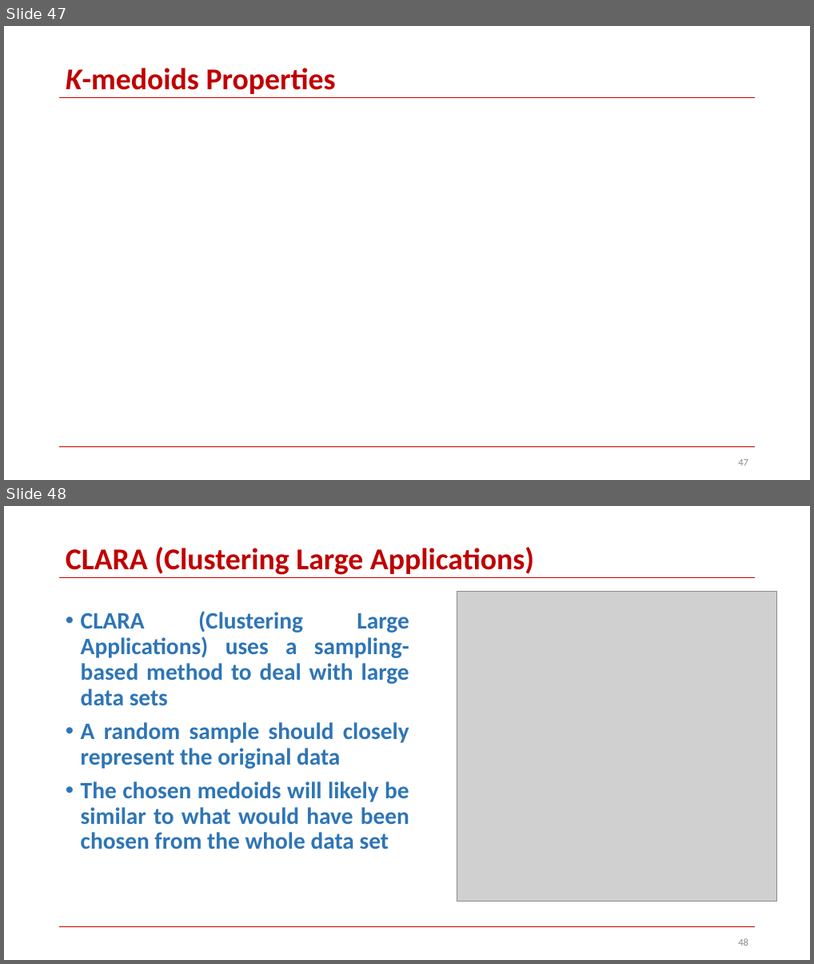
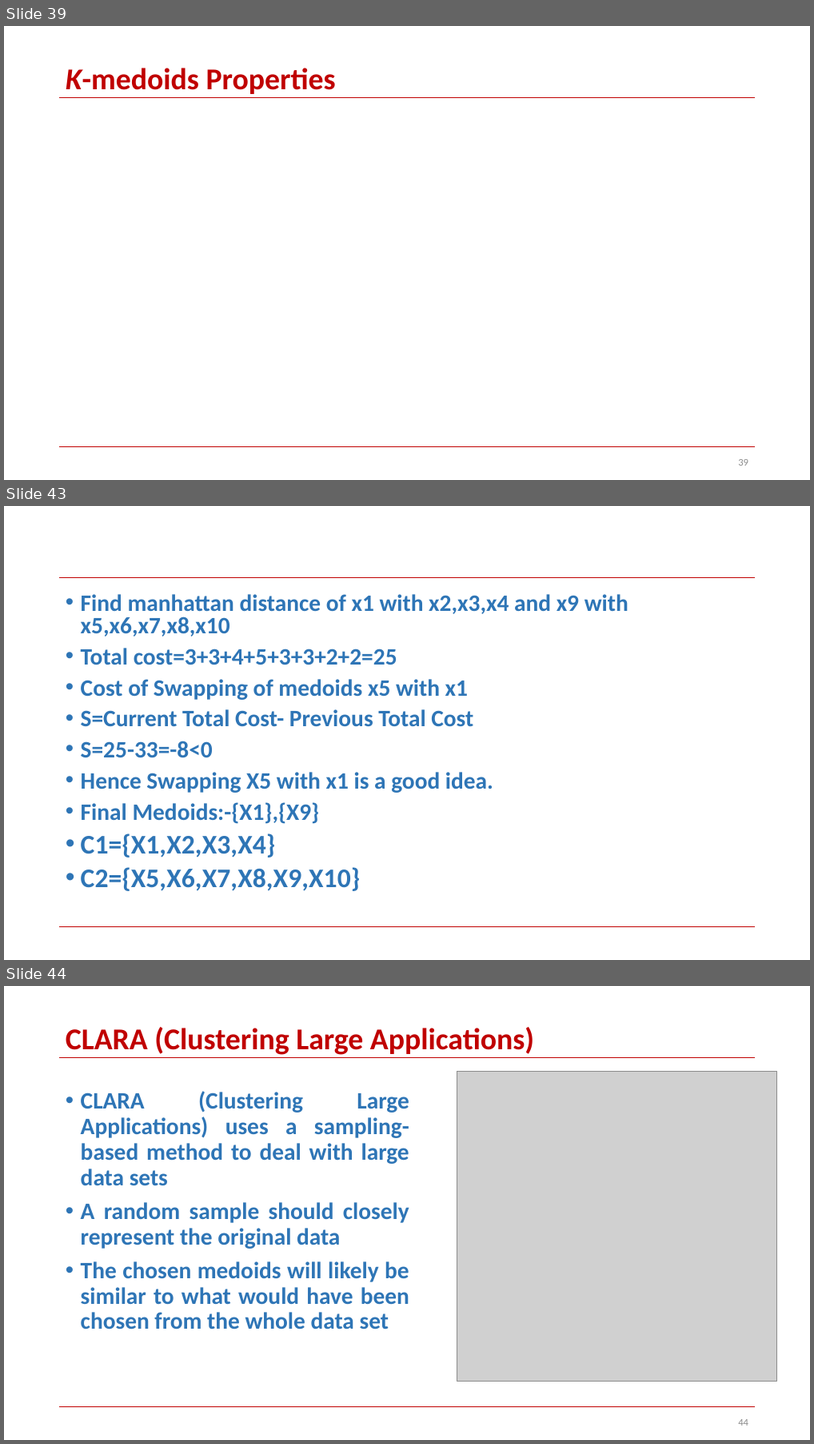
Before and after one commit to skysumitkumar/Du_Mca, a slide deck: 3rd_semester/Data_Science_with_python/PPT/Unit_4/Clustering-Part1.pptx. Shown one above the other, each under a label of ours: slides 47 and 48 before the commit, slides 39, 43 and 44 after it; the slides between them are not shown. The pictures are 814x964 and 814x1444 pixels, drawn with LibreOffice and Linux fonts; fonts in the diff are those of the drawing; grey boxes stand for pictures. Boxes give left, top, right and bottom in pixels: in the first picture for what was removed or moved away, otherwise in the second. Text is boxed around its words. In the diff, an @@ line names an element or a change of style, - is before the commit and + after.

Commit message:
update_k_medoids_in_Clustering-Part1

```diff
--- a/3rd_semester/Data_Science_with_python/PPT/Unit_4/Clustering-Part1.pptx
+++ b/3rd_semester/Data_Science_with_python/PPT/Unit_4/Clustering-Part1.pptx
@@ slide 43 added at bbox=[4, 506, 810, 960], background #FFFFFF; not listed: 2 template elements that a slide beside it also shows @@
@@ text added at bbox=[81, 594, 629, 891], 28 pt, text #2E75B6, bold @@
+• Find manhattan distance of x1 with x2,x3,x4 and x9 with x5,x6,x7,x8,x10
+• Total cost=3+3+4+5+3+3+2+2=25
+• Cost of Swapping of medoids x5 with x1
+• S=Current Total Cost- Previous Total Cost
+• S=25-33=-8<0
+• Hence Swapping X5 with x1 is a good idea.
+• Final Medoids:-{X1},{X9}
+• C1={X1,X2,X3,X4}
+• C2={X5,X6,X7,X8,X9,X10}
@@ what was slide 47 is now slide 39 @@
@@ page number at bbox=[738, 459, 749, 465]: text changed @@
-47
+39
@@ what was slide 48 is now slide 44 @@
@@ page number at bbox=[738, 1419, 749, 1425]: text changed @@
-48
+44
```
Also in this commit, not shown: 3 slides changed, 1 other slide added, 6 slides removed.
